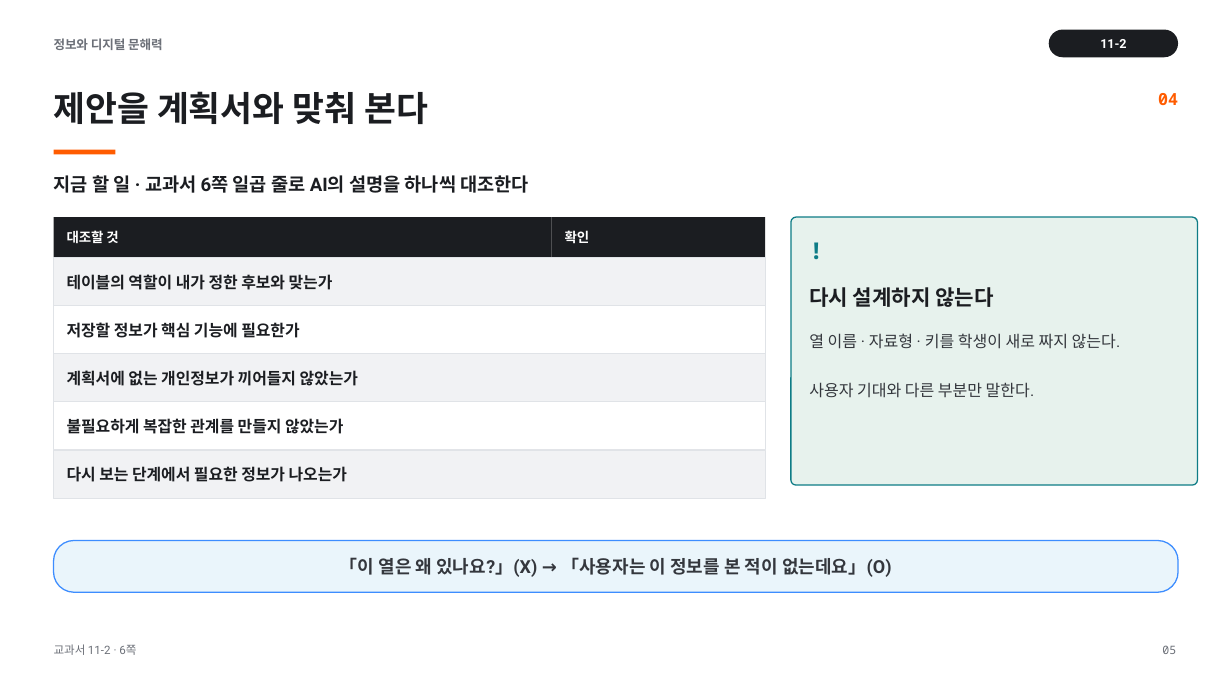
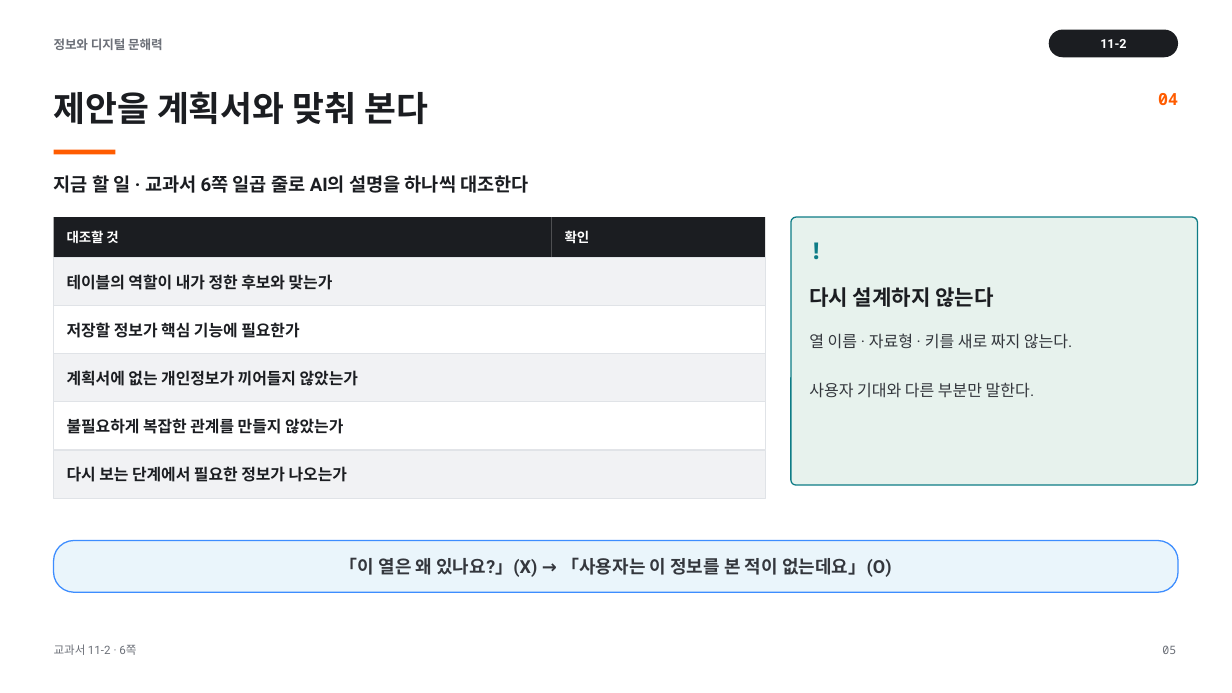
Before and after one commit to cozy819/2026-02__jdh, a slide deck: slide 5 of 11/ppt/11-2_SQLite_데이터_저장_연결하기_v1.pptx. Drawn at 1232x693 pixels with LibreOffice and Linux fonts; fonts in the diff are those of the drawing. Boxes give left, top, right and bottom in pixels: in the first picture for what was removed or moved away, otherwise in the second. Text is boxed around its words. In the diff, an @@ line names an element or a change of style, - is before the commit and + after.

```diff
--- a/11/ppt/11-2_SQLite_데이터_저장_연결하기_v1.pptx
+++ b/11/ppt/11-2_SQLite_데이터_저장_연결하기_v1.pptx
@@ text at (809, 333, 1072, 349): text changed @@
-열 이름 · 자료형 · 키를 학생이 새로 짜지 않는다.
+열 이름 · 자료형 · 키를 새로 짜지 않는다.
```
Also in this commit, not shown: 6 other files.
